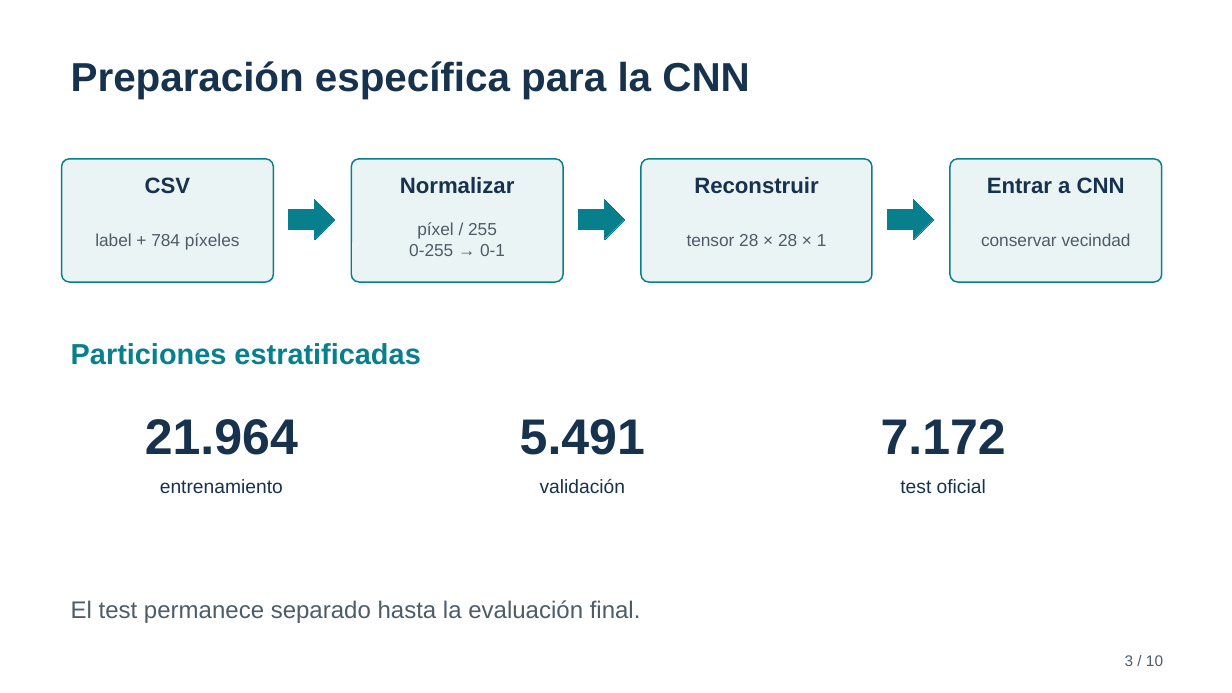
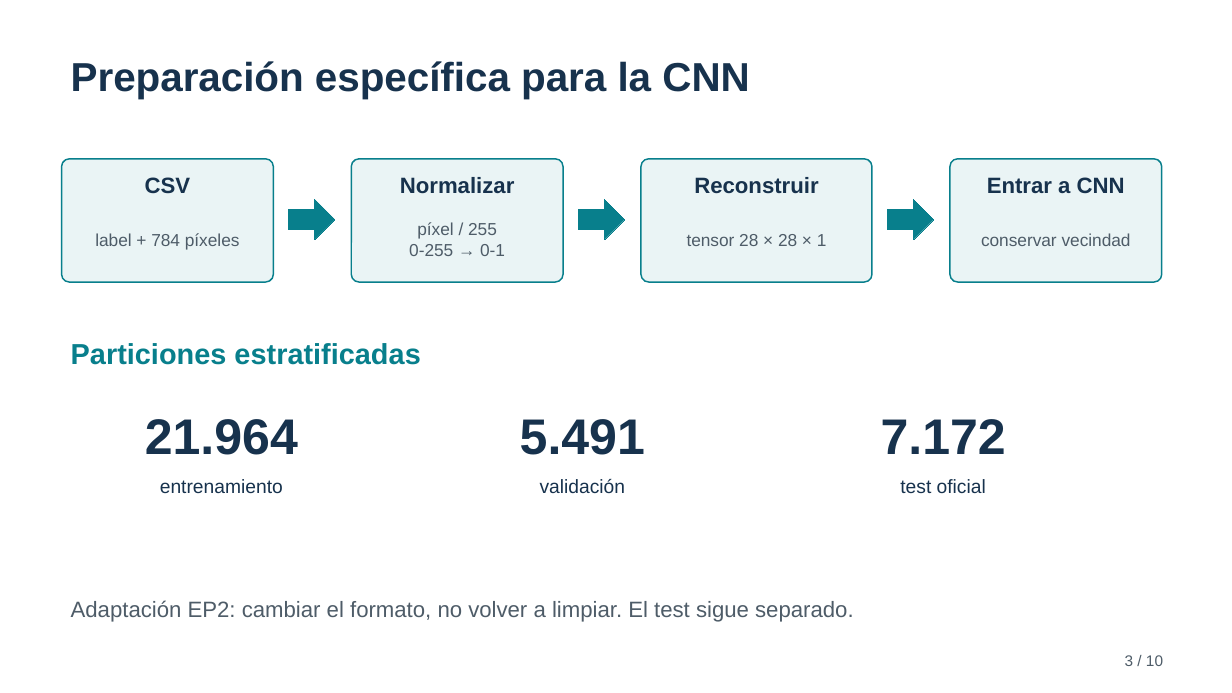
Before and after one commit to gonzalocastillo1483-art/sign-language-mnist-mlp, a slide deck: slide 3 of presentation/archivos/Sign_Language_MNIST_CNN_EP2.pptx. Drawn at 1232x693 pixels with LibreOffice and Linux fonts; fonts in the diff are those of the drawing. Boxes give left, top, right and bottom in pixels: in the first picture for what was removed or moved away, otherwise in the second. Text is boxed around its words. In the diff, an @@ line names an element or a change of style, - is before the commit and + after.

```diff
--- a/presentation/archivos/Sign_Language_MNIST_CNN_EP2.pptx
+++ b/presentation/archivos/Sign_Language_MNIST_CNN_EP2.pptx
@@ text at [71, 600, 854, 622]: text changed; size 18.8 to 17.2 pt @@
-El test permanece separado hasta la evaluación final.
+Adaptación EP2: cambiar el formato, no volver a limpiar. El test sigue separado.
```
Also in this commit, not shown: 1 slide added, 1 slide removed, 4 other files.
